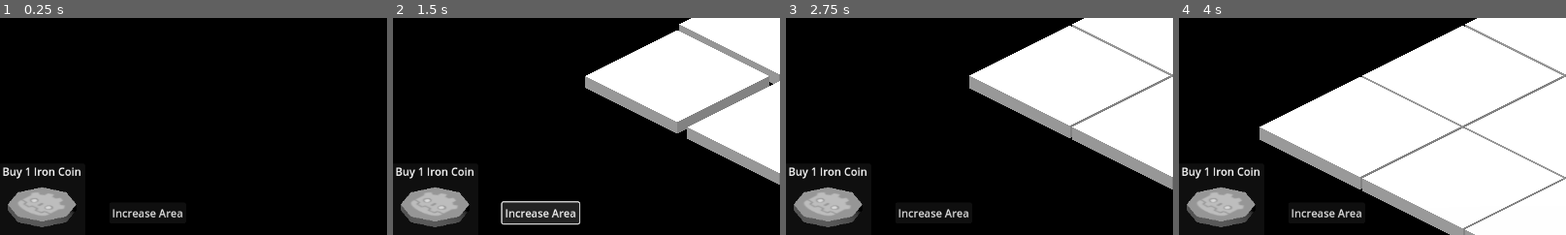
Above: before the commit, frames 1-4 (left to right).
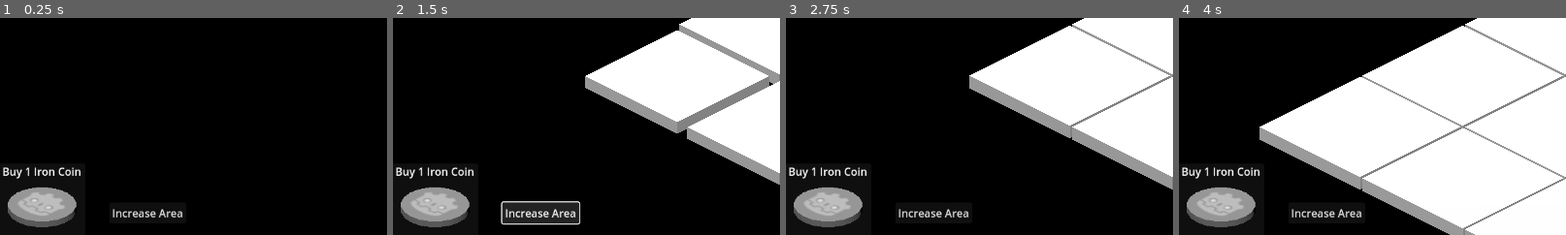
Above: after the commit, the same moments.

Repository: Plagiatus/JulienTest
Game: Godot game, scene res://game.tscn
The game is run twice, just before and just after one commit, with the same random seed, the same clock (stepped at 60 frames per second) and the same inputs.
Inputs:
- Up to frame 1 (0.25 s): no input
- Up to frame 2 (1.5 s): click "Buy 1 Iron Coin" at 0.5 s; click "Increase Area" at 1.25 s
- Up to frame 3 (2.75 s): click "Buy 1 Iron Coin" at 2 s
- Up to frame 4 (4 s): click "Increase Area" at 2.75 s; click "Buy 1 Iron Coin" at 3.5 s
The pictures show only the part of the screen within x 0-50%, y 47-97%; the shares and areas given below are measured in that part.

The runs differ from the first frame. In frame 1, 0.4% of the frame differs, in the area x 2-20%, y 78-97%; in frame 2, 0.4%; in frame 3, 0.4%; in frame 4, 0.4%.

Commit message:
heavy coin impact & head chance visuals

Diff:
--- a/source/v2/coins/coin.gd
+++ b/source/v2/coins/coin.gd
@@ -79,7 +79,7 @@
 			available_upgrade = available_upgrade.next_upgrade
 			depth -= 1
 		if not available_upgrade:
-			break
+			continue
 		if available_upgrade == upgrade:
 			upgrade.buy_upgrade(self)
 			upgrade_progress[i] += 1
--- a/source/v2/coins/coin.tscn
+++ b/source/v2/coins/coin.tscn
@@ -62,9 +62,10 @@
 
 [sub_resource type="Resource" id="Resource_eq56b"]
 script = ExtResource("12_g1pwf")
-new_heads_chance = 0.9
-name = "Weighted Coin"
-description = "Makes it more likely for the coin to land on heads"
+new_heads_chance = 1.0
+coin_sides = 6
+name = "Double Heads Coin"
+description = "Always get heads!"
 cost = 4
 metadata/_custom_type_script = "uid://b3yime83hdtpq"
 
@@ -80,6 +81,7 @@
 [sub_resource type="Resource" id="Resource_wso1s"]
 script = ExtResource("12_g1pwf")
 new_heads_chance = 0.7
+coin_sides = 10
 name = "Weighted Coin"
 description = "Makes it more likely for the coin to land on heads"
 cost = 2
@@ -89,6 +91,7 @@
 [sub_resource type="Resource" id="Resource_o055f"]
 script = ExtResource("12_g1pwf")
 new_heads_chance = 0.6
+coin_sides = 12
 name = "Weighted Coin"
 description = "Makes it more likely for the coin to land on heads"
 cost = 1
@@ -140,6 +143,7 @@
 
 [node name="coin_cylinder" type="CSGCylinder3D" parent="Positioning/Visuals"]
 height = 0.1
+sides = 20
 material = ExtResource("3_sg6lq")
 
 [node name="coin_icon" type="Sprite3D" parent="Positioning/Visuals/coin_cylinder"]
--- a/source/v2/coins/upgrades/heads_chance/heads_chance_upgrade.gd
+++ b/source/v2/coins/upgrades/heads_chance/heads_chance_upgrade.gd
@@ -2,7 +2,9 @@
 class_name HeadsChanceUpgrade
 
 @export var new_heads_chance: float = 0.5
+@export var coin_sides: int = 8
 
 
 func buy_upgrade(coin: Coin):
 	coin.heads_chance = new_heads_chance
+	coin.coin_cylinder.sides = coin_sides
--- a/source/v2/game.gd
+++ b/source/v2/game.gd
@@ -64,6 +64,7 @@
 	var tile = DEFAULT_TILE.instantiate() as Tile
 	grid.add_child(tile)
 	tile.position = pos
+	tile.original_pos = pos
 	tile.hover_start.connect(tile_hover_start.bind(tile))
 	tile.hover_end.connect(tile_hover_end.bind(tile))
 	GameData.add_tile(tile)
--- a/source/v2/game.tscn
+++ b/source/v2/game.tscn
@@ -74,7 +74,7 @@
 [node name="CameraAnchor" type="Node3D" parent="."]
 transform = Transform3D(0.7071068, -0.3535534, 0.61237246, 0, 0.8660254, 0.50000006, -0.7071068, -0.3535534, 0.61237246, 0, 0, 0)
 
-[node name="Camera3D" type="Camera3D" parent="CameraAnchor"]
+[node name="Camera3D" type="Camera3D" parent="CameraAnchor" groups=["camera"]]
 transform = Transform3D(1, 0, 0, 0, 1, 0, 0, 0, 1, 0, -0.053019047, 13.849831)
 projection = 1
 size = 3.0
--- a/source/v2/project.godot
+++ b/source/v2/project.godot
@@ -20,6 +20,10 @@
 GameData="*res://game_data.gd"
 Utils="*res://utils.gd"
 
+[global_group]
+
+camera=""
+
 [rendering]
 
 renderer/rendering_method="gl_compatibility"
--- a/source/v2/world/default_tile.gd
+++ b/source/v2/world/default_tile.gd
@@ -26,11 +26,15 @@
 
 func handle_land(_is_heads: bool, flip_neighbors: Array[Vector2]):
 	var pos_2dc = pos_2d;
+	# get_tree().get_first_node_in_group("camera").shake(flip_neighbors.size() * 0.02, 20)
+	shake(flip_neighbors.size() * 0.04, 15)
 	for neighbor in flip_neighbors:
 		var pos = pos_2dc + neighbor
 		var neighbor_tile = GameData.get_tile(pos)
-		if neighbor_tile and neighbor_tile.coin:
-			neighbor_tile.coin.flip()
+		if neighbor_tile:
+			neighbor_tile.shake(0.04, 15)
+			if neighbor_tile.coin:
+				neighbor_tile.coin.flip()
 
 func _on_area_3d_mouse_entered() -> void:
 	visuals.material.albedo_color = Color(0.8, 0.8, 0.8)
@@ -39,3 +43,18 @@
 func _on_area_3d_mouse_exited() -> void:
 	visuals.material.albedo_color = Color(1, 1, 1)
 	hover_end.emit()
+
+var _current_shake_strength: float = 0.0
+var _current_shake_fade: float = 0.0
+var original_pos: Vector3 = position
+
+func shake(strength: float, dampening: float):
+	if _current_shake_strength < strength:
+		_current_shake_strength = strength
+		_current_shake_fade = dampening
+
+func _process(delta: float) -> void:
+	if _current_shake_strength > 0:
+		_current_shake_strength = lerpf(_current_shake_strength, 0.0, _current_shake_fade * delta)
+		position.x = original_pos.x + randf_range(-_current_shake_strength, _current_shake_strength)
+		position.z = original_pos.z + randf_range(-_current_shake_strength, _current_shake_strength)
